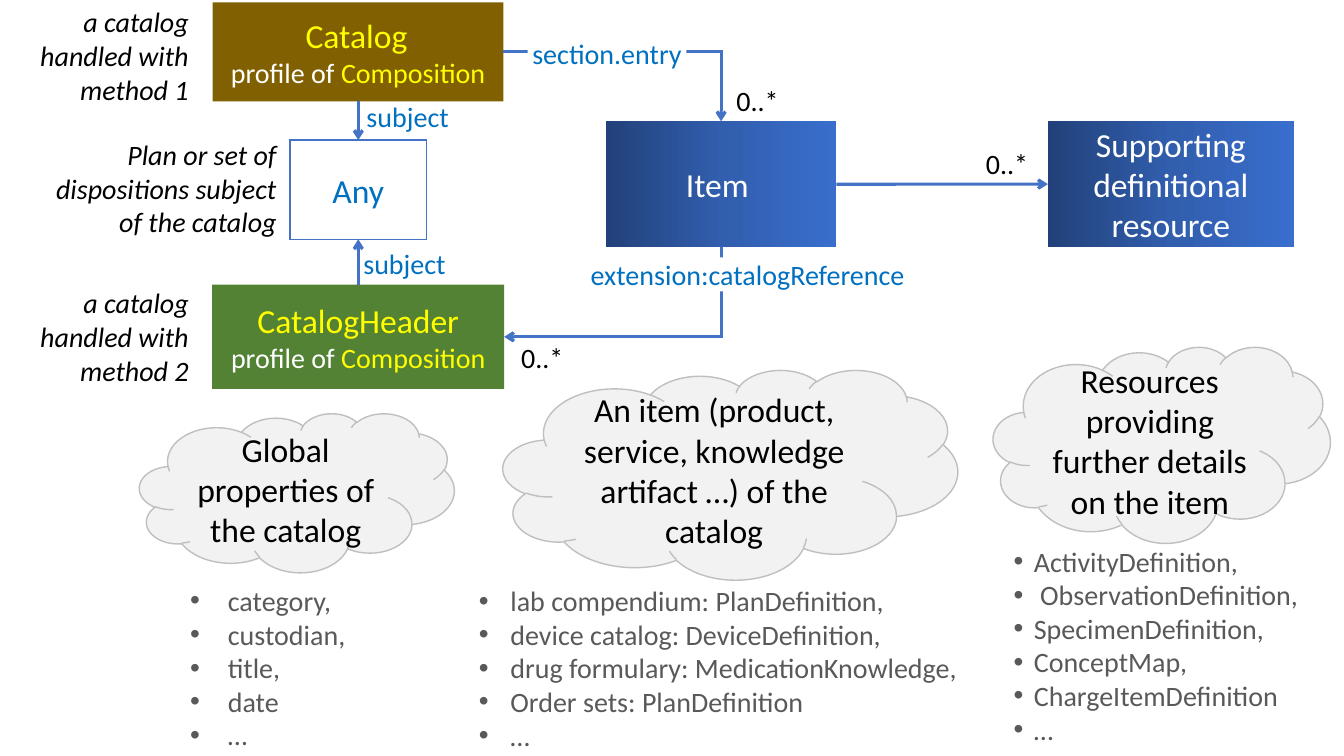
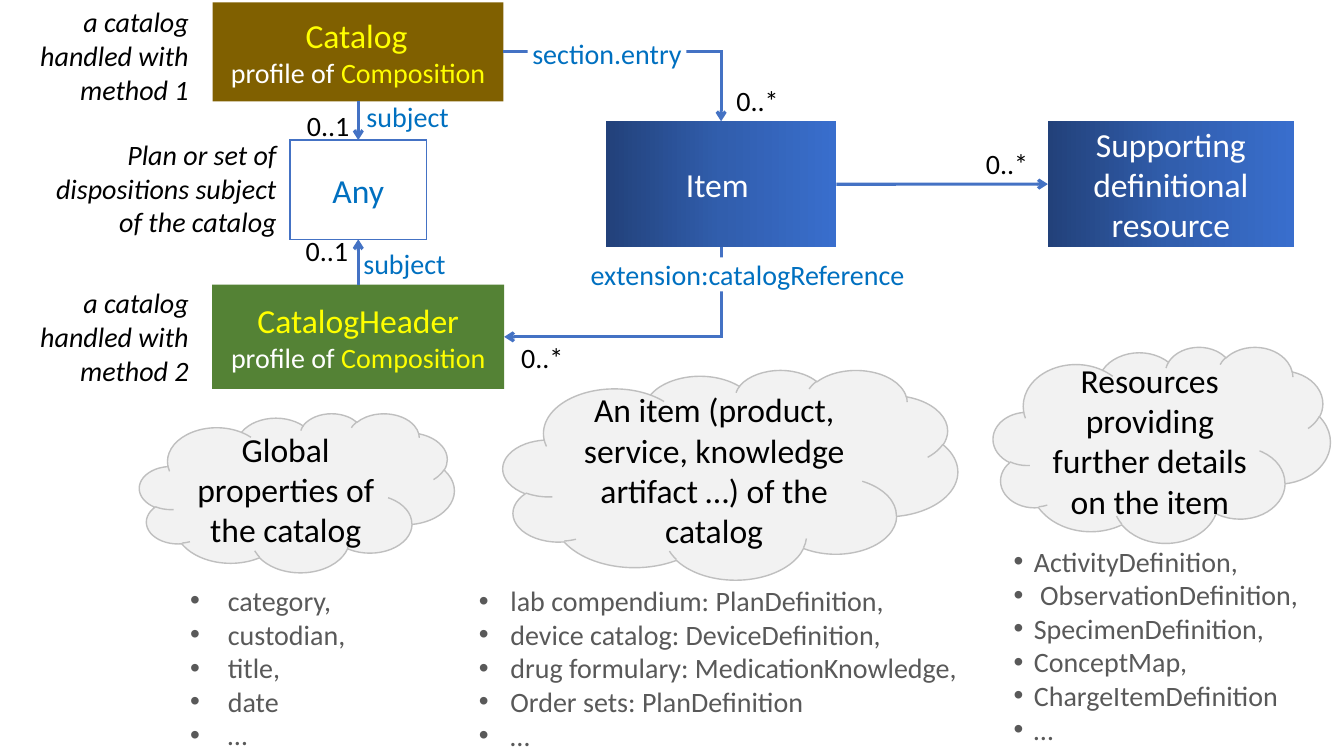
Before and after one commit to HL7/fhir-order-catalog, a slide deck: slide 1 of input/images-source/CatalogBindings.pptx. Drawn at 1344x756 pixels with LibreOffice and Linux fonts; fonts in the diff are those of the drawing. Boxes give left, top, right and bottom in pixels: in the first picture for what was removed or moved away, otherwise in the second. Text is boxed around its words. In the diff, an @@ line names an element or a change of style, - is before the commit and + after.

```diff
--- a/input/images-source/CatalogBindings.pptx
+++ b/input/images-source/CatalogBindings.pptx
@@ text added at box(307, 118, 350, 141), 20 pt, text #000000 @@
+0..1
@@ text added at box(306, 239, 349, 262), 20 pt, text #000000 @@
+0..1
```
Also in this commit, not shown: 5 other files.
